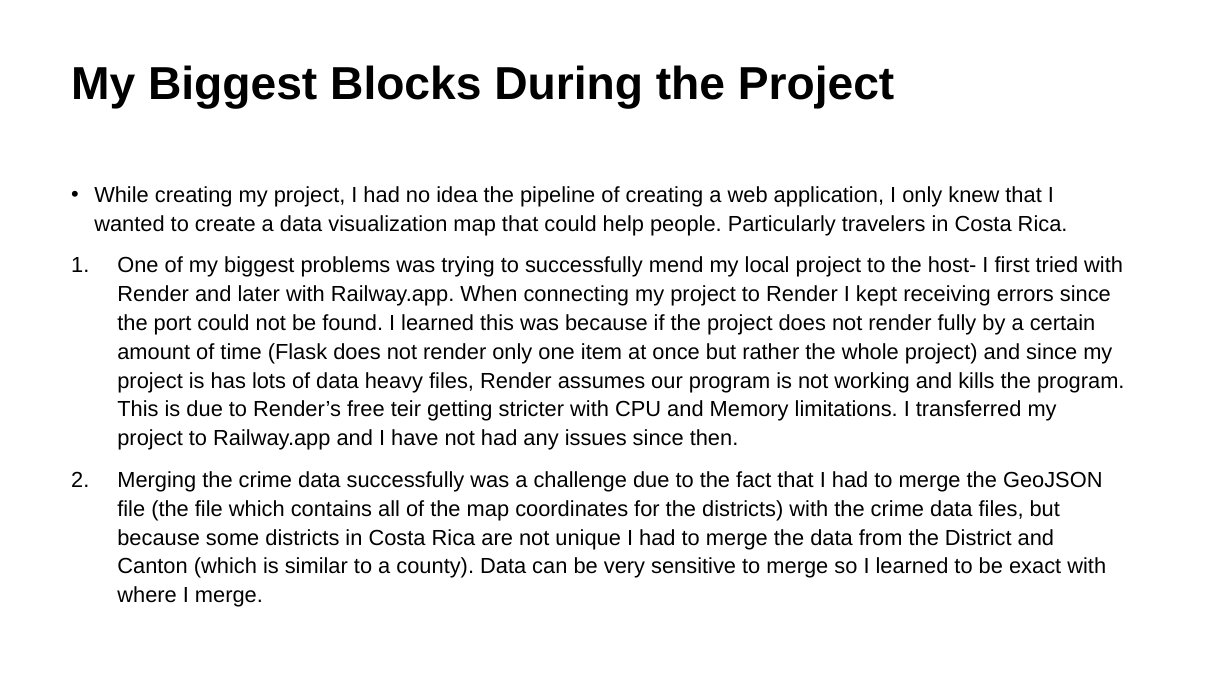
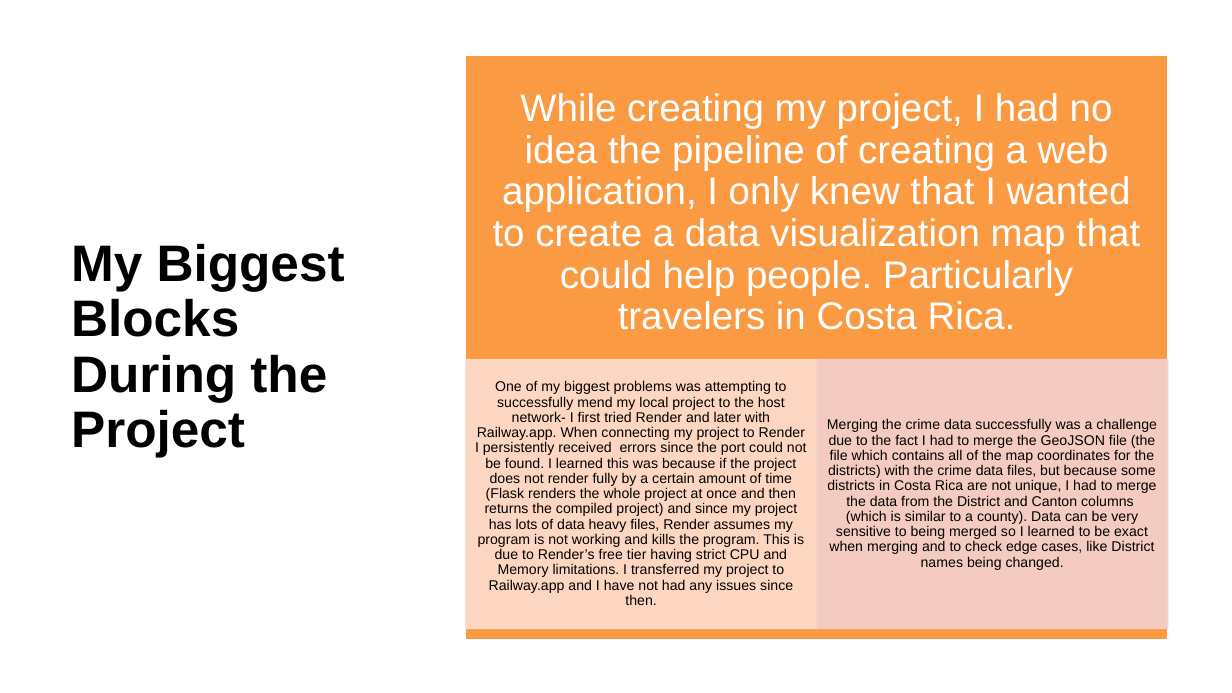
Before and after one commit to jennymorganryan/Crime-in-Costa-Rica, a slide deck: slide 4 of Costa RIca Crime Data Visualization Web Application.pptx (slide 3 before the commit). Drawn at 1232x693 pixels with LibreOffice and Linux fonts; fonts in the diff are those of the drawing. Boxes give left, top, right and bottom in pixels: in the first picture for what was removed or moved away, otherwise in the second. Text is boxed around its words. In the diff, an @@ line names an element or a change of style, - is before the commit and + after.

```diff
--- a/Costa RIca Crime Data Visualization Web Application.pptx
+++ b/Costa RIca Crime Data Visualization Web Application.pptx
@@ background #FFFFFF to gradient #F0FDFD to #7CEDEB to #A8F3F2 @@
@@ rectangle added at (0, 0, 1232, 693), fill #FFFFFF @@
@@ title "My Biggest Blocks During the ..." at (71, 243, 345, 457): size 36 to 40 pt; vertical alignment top to middle @@
@@ text removed at (94, 186, 1124, 607) @@
-• While creating my project, I had no idea the pipeline of creating a web application, I only knew that I wanted to create a data visualization map that could help people. Particularly travelers in Costa Rica.
-1. One of my biggest problems was trying to successfully mend my local project to the host- I first tried with Render and later with Railway.app. When connecting my project to Render I kept receiving errors since the port could not be found. I learned this was because if the project does not render fully by a certain amount of time (Flask does not render only one item at once but rather the whole project) and since my project is has lots of data heavy files, Render assumes our program is not working and kills the program. This is due to Render’s free teir getting stricter with CPU and Memory limitations. I transferred my project to Railway.app and I have not had any issues since then.
-2. Merging the crime data successfully was a challenge due to the fact that I had to merge the GeoJSON file (the file which contains all of the map coordinates for the districts) with the crime data files, but because some districts in Costa Rica are not unique I had to merge the data from the District and Canton (which is similar to a county). Data can be very sensitive to merge so I learned to be exact with where I merge.
@@ group added at (466, 55, 1168, 640): 3 rectangles, 3 texts @@
+While creating my project, I had no idea the pipeline of creating a web application, I only knew that I wanted to create a data visualization map that could help people. Particularly travelers in Costa Rica.
+One of my biggest problems was attempting to successfully mend my local project to the host network- I first tried Render and later with Railway.app. When connecting my project to Render I persistently received errors since the port could not be found. I learned this was because if the project does not render fully by a certain amount of time (Flask renders the whole project at once and then returns the compiled project) and since my project has lots of data heavy files, Render assumes my program is not working and kills the program. This is due to Render’s free tier having strict CPU and Memory limitations. I transferred my project to Railway.app and I have not had any issues since then.
+Merging the crime data successfully was a challenge due to the fact I had to merge the GeoJSON file (the file which contains all of the map coordinates for the districts) with the crime data files, but because some districts in Costa Rica are not unique, I had to merge the data from the District and Canton columns (which is similar to a county). Data can be very sensitive to being merged so I learned to be exact when merging and to check edge cases, like District names being changed.
```
Also in this commit, not shown: 6 other slides changed, 1 slide added.
